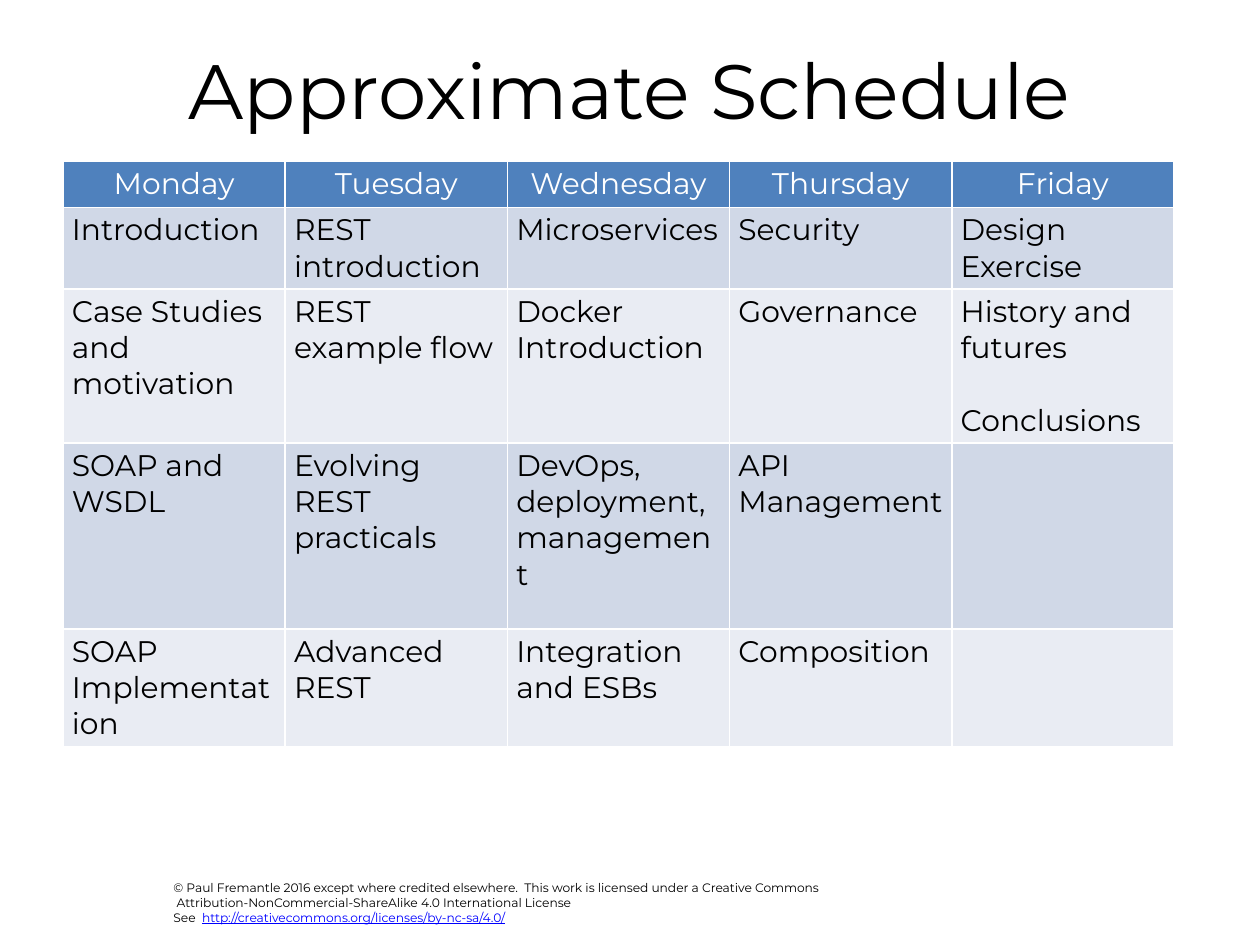
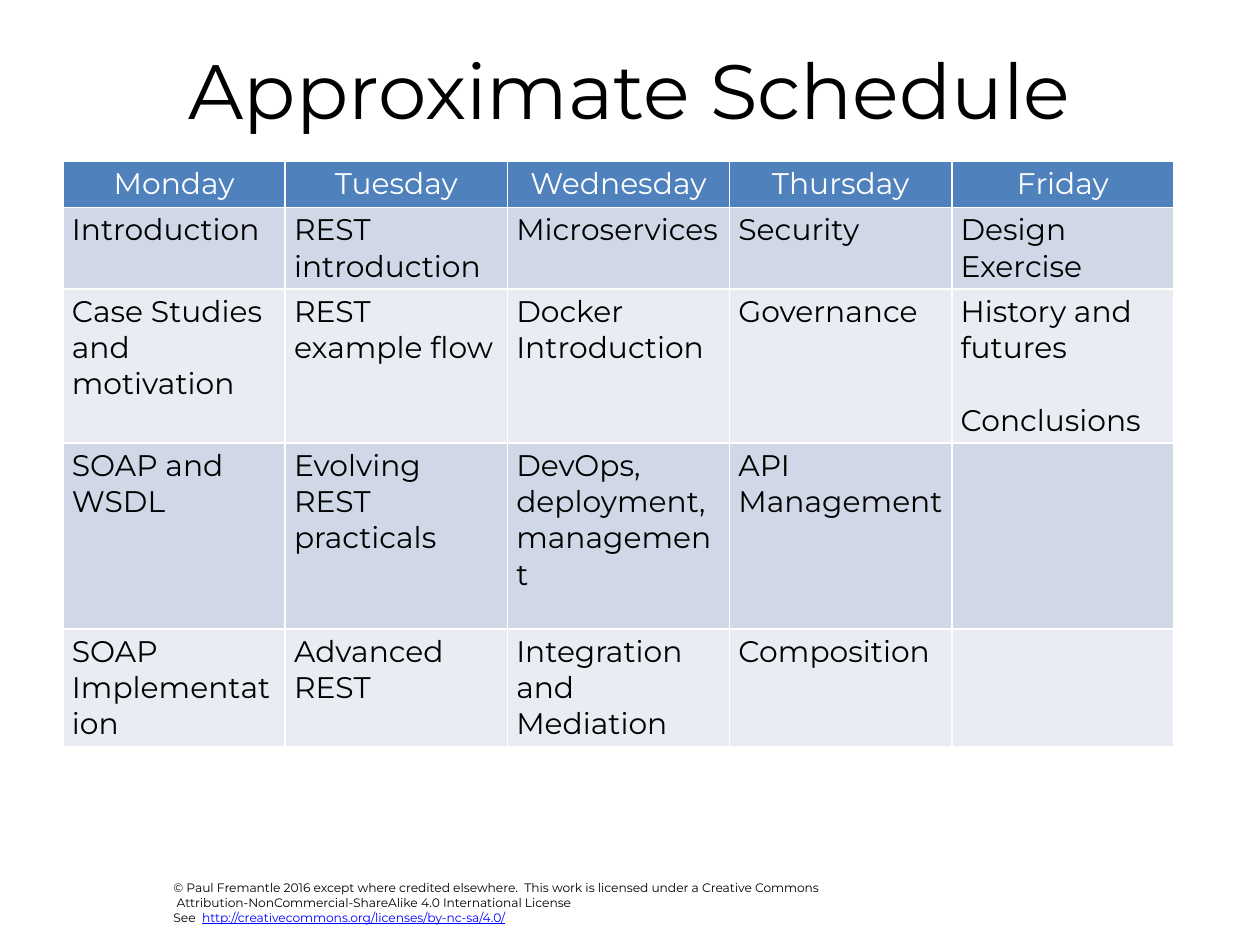
Before and after one commit to pzfreo/ox-soa, a slide deck: slide 15 of presentation-source/00-intro.pptx. Drawn at 1260x945 pixels with LibreOffice and Linux fonts; fonts in the diff are those of the drawing; background and template pictures are left out. Boxes give left, top, right and bottom in pixels: in the first picture for what was removed or moved away, otherwise in the second. Text is boxed around its words. In the diff, an @@ line names an element or a change of style, - is before the commit and + after.

```diff
--- a/presentation-source/00-intro.pptx
+++ b/presentation-source/00-intro.pptx
@@ table at (63,161,1172,741) @@
-row 5, column 3: Integration and ESBs
+row 5, column 3: Integration and Mediation
```
Also in this commit, not shown: 5 other slides changed, 6 other files.
